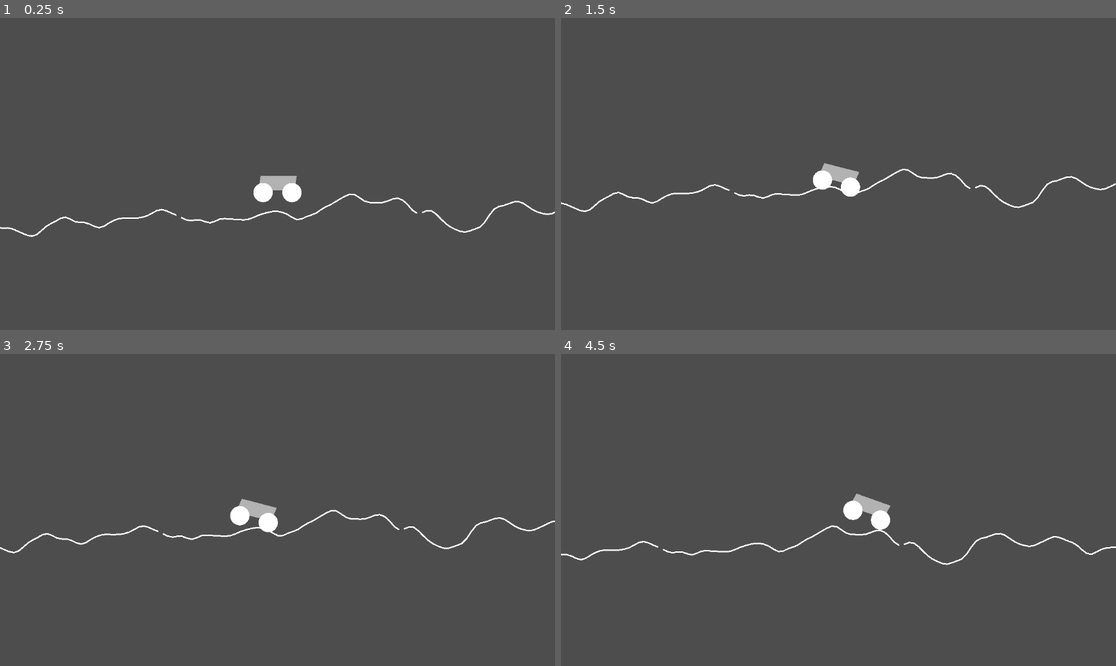
Above: before the commit, frames 1-4 (two rows, left to right).
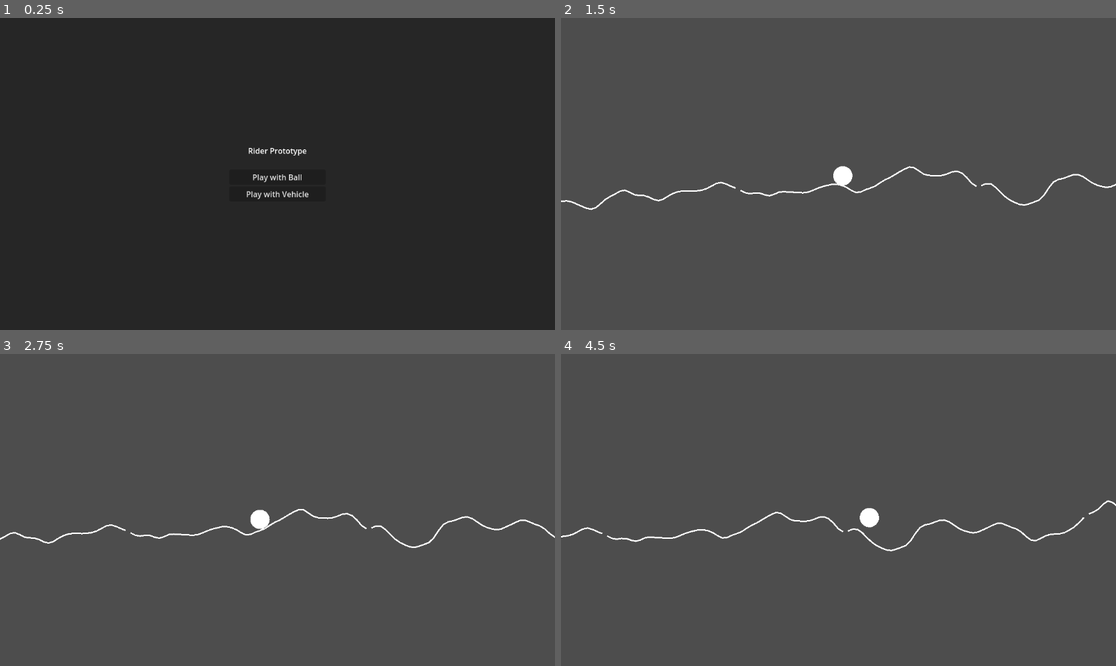
Above: after the commit, the same moments.

Repository: choe050919/Rider-Prototype
Game: Godot game, scene res://scenes/main.tscn
Two runs of this game, one before a commit and one after it. Both use one fixed random seed, a clock stepped at 60 frames per second and the inputs below. This scene is started directly instead of the project's main scene.
Inputs (mouse positions are in pixels of both pictures, inside the frame that each line leads up to):
- Up to frame 1 (0.25 s): no input
- Up to frame 2 (1.5 s): click (838, 177) at 0.5 s, where only the run after the commit has a clickable "Play with Ball"; hold Right (ui_right) from 1.28 s (still down)
- Up to frame 3 (2.75 s): release Right (ui_right) at 2.03 s; hold Left (ui_left) from 2.03 s (still down)
- Up to frame 4 (4.5 s): release Left (ui_left) at 2.78 s; hold Right (ui_right) 2.78-4.28 s; hold Left (ui_left) from 4.28 s (still down)

The runs differ from the first frame. In frame 1, 100% of the frame differs, in the area x 0-100%, y 0-100%; in frame 2, 1.5%; in frame 3, 1.7%; in frame 4, 1.9%.

Commit message:
Main에서 Ball과 Vehicle을 선택할 수 있게 함.

Diff:
--- /dev/null
+++ b/scenes/ball_game.tscn
@@ -0,0 +1,13 @@
+[gd_scene load_steps=3 format=3 uid="uid://gvyd8jlfnbup"]
+
+[ext_resource type="Script" uid="uid://0jxjaimbgjko" path="res://src/terrain/terrain_manager.gd" id="1_terrain_manager"]
+[ext_resource type="PackedScene" path="res://scenes/ball.tscn" id="2_ball"]
+
+[node name="BallGame" type="Node2D"]
+
+[node name="Ball" parent="." instance=ExtResource("2_ball")]
+position = Vector2(200, 200)
+
+[node name="TerrainManager" type="Node2D" parent="." node_paths=PackedStringArray("target")]
+script = ExtResource("1_terrain_manager")
+target = NodePath("../Ball")
--- a/scenes/main.tscn
+++ b/scenes/main.tscn
@@ -1,14 +1,56 @@
-[gd_scene load_steps=3 format=3 uid="uid://rftifjbgje2d"]
+[gd_scene load_steps=2 format=3 uid="uid://c1m4n5p8q2r3s"]
 
-[ext_resource type="Script" uid="uid://0jxjaimbgjko" path="res://src/terrain/terrain_manager.gd" id="1_terrain_manager"]
-[ext_resource type="PackedScene" uid="uid://vehicle004" path="res://scenes/vehicle.tscn" id="2_vehicle"]
+[ext_resource type="Script" path="res://scenes/main_menu.gd" id="1_menu"]
 
-[node name="Main" type="Node2D"]
+[node name="MainMenu" type="Control"]
+layout_mode = 3
+anchors_preset = 15
+anchor_right = 1.0
+anchor_bottom = 1.0
+grow_horizontal = 2
+grow_vertical = 2
+script = ExtResource("1_menu")
 
-[node name="Vehicle" parent="." instance=ExtResource("2_vehicle")]
-position = Vector2(200, 200)
+[node name="ColorRect" type="ColorRect" parent="."]
+layout_mode = 1
+anchors_preset = 15
+anchor_right = 1.0
+anchor_bottom = 1.0
+grow_horizontal = 2
+grow_vertical = 2
+color = Color(0.15, 0.15, 0.15, 1)
 
-[node name="TerrainManager" type="Node2D" parent="." node_paths=PackedStringArray("target")]
-script = ExtResource("1_terrain_manager")
-target = NodePath("../Vehicle")
-frequency = 0.002
+[node name="VBoxContainer" type="VBoxContainer" parent="."]
+layout_mode = 1
+anchors_preset = 8
+anchor_left = 0.5
+anchor_top = 0.5
+anchor_right = 0.5
+anchor_bottom = 0.5
+offset_left = -100.0
+offset_top = -60.0
+offset_right = 100.0
+offset_bottom = 60.0
+grow_horizontal = 2
+grow_vertical = 2
+
+[node name="Title" type="Label" parent="VBoxContainer"]
+layout_mode = 2
+text = "Rider Prototype"
+horizontal_alignment = 1
+vertical_alignment = 1
+
+[node name="Spacer" type="Control" parent="VBoxContainer"]
+custom_minimum_size = Vector2(0, 20)
+layout_mode = 2
+
+[node name="BallButton" type="Button" parent="VBoxContainer"]
+layout_mode = 2
+text = "Play with Ball"
+
+[node name="VehicleButton" type="Button" parent="VBoxContainer"]
+layout_mode = 2
+text = "Play with Vehicle"
+
+[connection signal="pressed" from="VBoxContainer/BallButton" to="." method="_on_ball_button_pressed"]
+[connection signal="pressed" from="VBoxContainer/VehicleButton" to="." method="_on_vehicle_button_pressed"]
--- /dev/null
+++ b/scenes/main_menu.gd
@@ -0,0 +1,7 @@
+extends Control
+
+func _on_ball_button_pressed():
+	get_tree().change_scene_to_file("res://scenes/ball_game.tscn")
+
+func _on_vehicle_button_pressed():
+	get_tree().change_scene_to_file("res://scenes/vehicle_game.tscn")
--- /dev/null
+++ b/scenes/vehicle_game.tscn
@@ -0,0 +1,13 @@
+[gd_scene load_steps=3 format=3 uid="uid://do6w522dtmk47"]
+
+[ext_resource type="Script" uid="uid://0jxjaimbgjko" path="res://src/terrain/terrain_manager.gd" id="1_terrain_manager"]
+[ext_resource type="PackedScene" uid="uid://vehicle004" path="res://scenes/vehicle.tscn" id="2_vehicle"]
+
+[node name="VehicleGame" type="Node2D"]
+
+[node name="Vehicle" parent="." instance=ExtResource("2_vehicle")]
+position = Vector2(200, 200)
+
+[node name="TerrainManager" type="Node2D" parent="." node_paths=PackedStringArray("target")]
+script = ExtResource("1_terrain_manager")
+target = NodePath("../Vehicle")
--- a/src/terrain/terrain_manager.gd
+++ b/src/terrain/terrain_manager.gd
@@ -11,7 +11,7 @@
 
 # 지형 생성 파라미터
 @export_group("Terrain Parameters")
-@export var frequency: float = 0.02
+@export var frequency: float = 0.002
 @export var amplitude: float = 100.0
 @export var ground_level: float = 300.0
 @export var terrain_seed: int = 42
Not shown, added: scenes/main_menu.gd.uid
